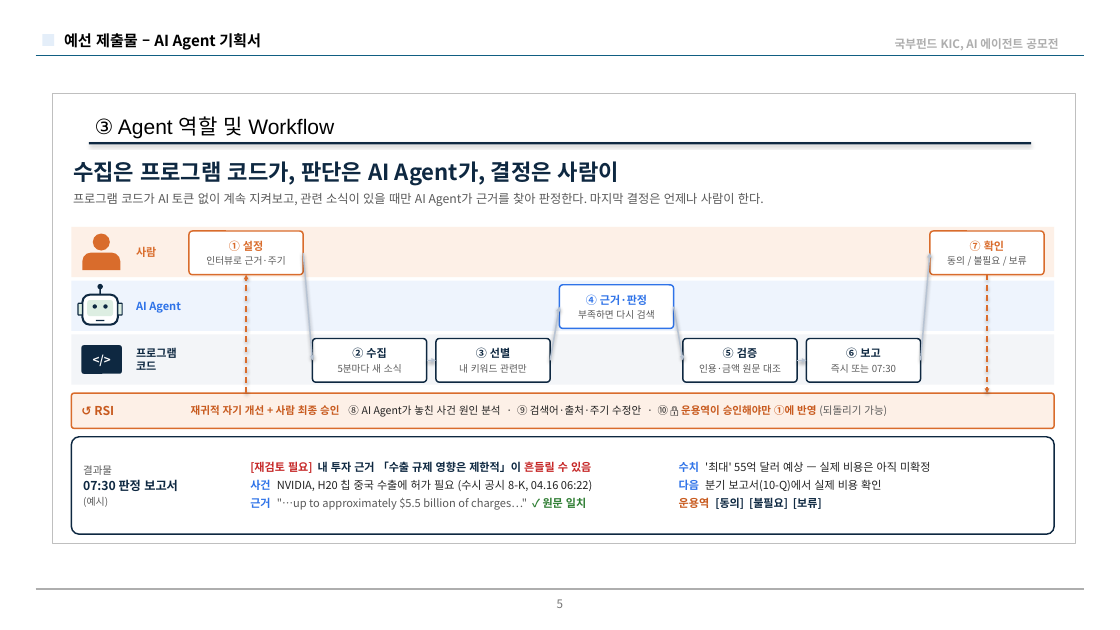
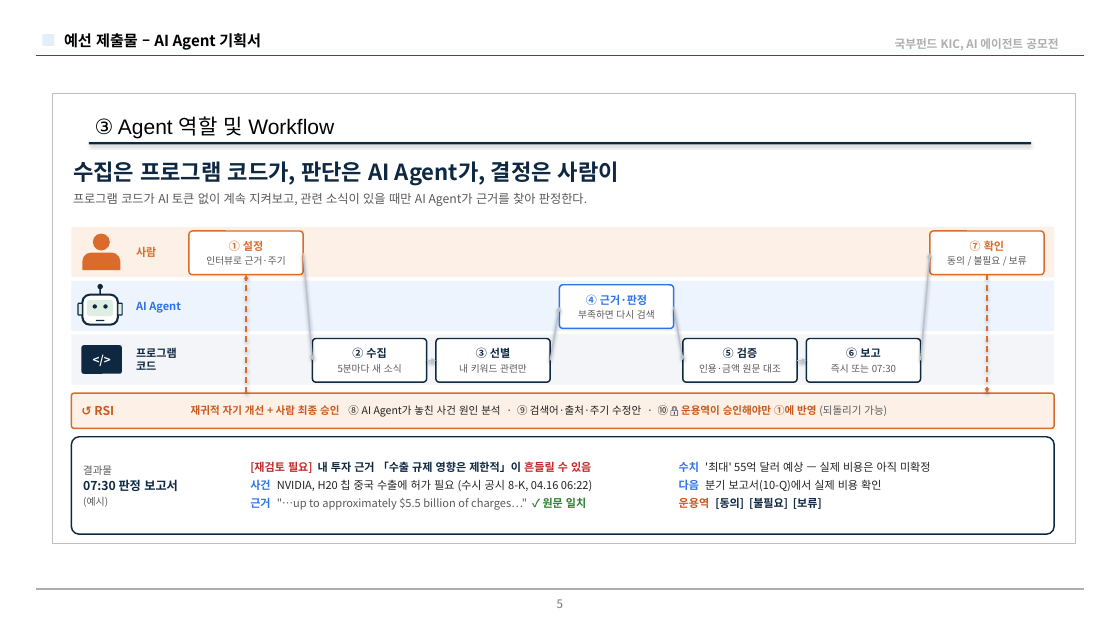
Before and after one commit to moon3853/thesis-fit, a slide deck: slide 5 of deck/KIC_최종기획서_ThesisFit.pptx. Drawn at 1120x630 pixels with LibreOffice and Linux fonts; fonts in the diff are those of the drawing; background and template pictures are left out. Boxes give left, top, right and bottom in pixels: in the first picture for what was removed or moved away, otherwise in the second. Text is boxed around its words. In the diff, an @@ line names an element or a change of style, - is before the commit and + after.

```diff
--- a/deck/KIC_최종기획서_ThesisFit.pptx
+++ b/deck/KIC_최종기획서_ThesisFit.pptx
@@ text at (x1=73, y1=193, x2=587, y2=206): text changed @@
-프로그램 코드가 AI 토큰 없이 계속 지켜보고, 관련 소식이 있을 때만 AI Agent가 근거를 찾아 판정한다. 마지막 결정은 언제나 사람이 한다.
+프로그램 코드가 AI 토큰 없이 계속 지켜보고, 관련 소식이 있을 때만 AI Agent가 근거를 찾아 판정한다.
```
Also in this commit, not shown: 6 other slides changed, 4 other files.
